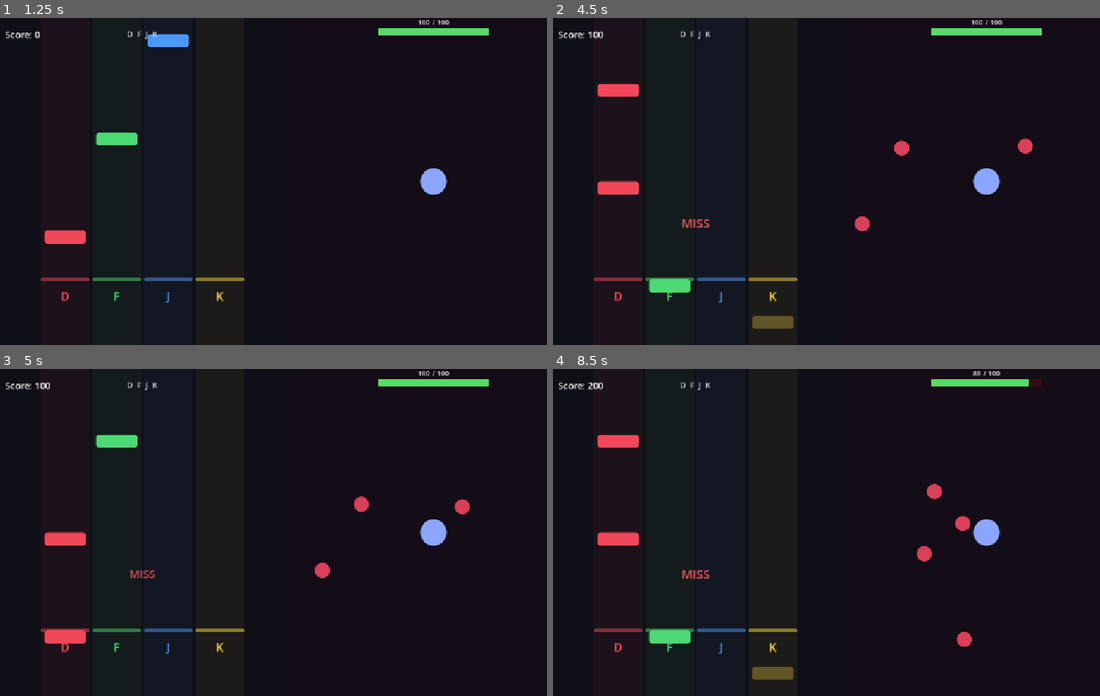
Above: before the commit, frames 1-4 (two rows, left to right).
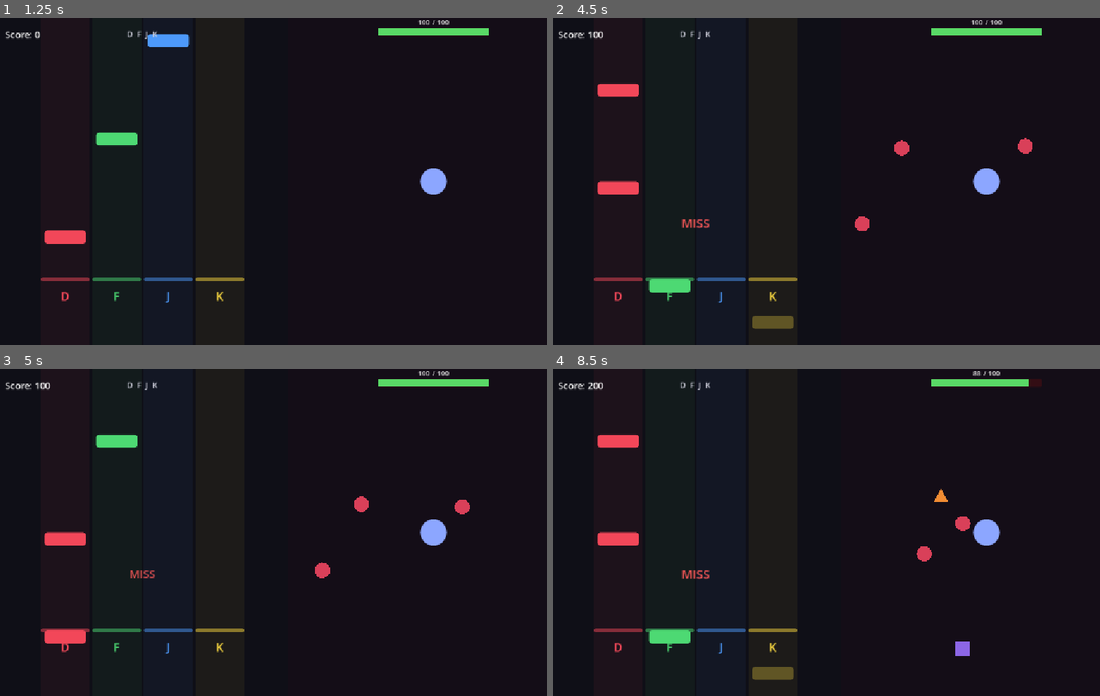
Above: after the commit, the same moments.

Repository: benjamintian2005/punk-knight
Game: Godot game, scene res://scenes/Main.tscn
Same seed, same stepped clock (60 frames per second), same inputs: the game is played once before the commit and once after it.
Inputs:
- Up to frame 1 (1.25 s): tap Enter at 0.5, 0.6 s; hold D from 0.53 s (still down)
- Up to frame 2 (4.5 s): release D at 1.28 s; tap one key every 0.75 s from 1.35 s: Keypad Enter F J K Enter; hold D 2.03-3.53 s
- Up to frame 3 (5 s): no input
- Up to frame 4 (8.5 s): tap one key every 0.75 s from 5.1 s: Keypad Enter F J K Enter; hold D 5.78-8.03 s

Frame 1 is identical in both runs. In frame 2, less than 0.1% of the frame differs, in the area x 55-88%, y 36-66%; in frame 3, less than 0.1%; in frame 4, 0.4%, in the area x 66-77%, y 35-88%.

Commit message:
Add shaped enemy variants
Enemies now render as one of four shapes (circle, triangle, square,
diamond) via a custom-drawn Enemy control, each with distinct hp,
speed, and contact damage so the perfect-hit one-shot no longer
applies uniformly (the square tank needs two hits).

Co-Authored-By: Claude Sonnet 5 <noreply@anthropic.com>
Claude-Session: https://claude.ai/code/session_01AqNR2SBPRSnN3ZsC2ypYJz

Diff:
--- a/scripts/BattleSide.gd
+++ b/scripts/BattleSide.gd
@@ -5,12 +5,17 @@
 const CHARACTER_RADIUS := 26.0
 const CHARACTER_MAX_HP := 100.0
 
-const ENEMY_RADIUS := 15.0
-const ENEMY_SPEED := 55.0
-const ENEMY_MAX_HP := 100.0
-const ENEMY_CONTACT_DAMAGE := 12.0
+const ENEMY_SCRIPT := preload("res://scripts/Enemy.gd")
 const ENEMY_SPAWN_MIN := 1.0
 const ENEMY_SPAWN_MAX := 2.2
+
+# shape, color, radius, hp, speed, contact damage, spawn weight
+const ENEMY_TYPES := [
+	{"shape": "circle", "color": Color(0.85, 0.25, 0.35), "radius": 15.0, "hp": 100.0, "speed": 55.0, "damage": 12.0, "weight": 5},
+	{"shape": "triangle", "color": Color(0.95, 0.55, 0.2), "radius": 16.0, "hp": 60.0, "speed": 95.0, "damage": 10.0, "weight": 3},
+	{"shape": "square", "color": Color(0.55, 0.4, 0.9), "radius": 17.0, "hp": 180.0, "speed": 38.0, "damage": 16.0, "weight": 2},
+	{"shape": "diamond", "color": Color(0.9, 0.35, 0.75), "radius": 15.0, "hp": 90.0, "speed": 70.0, "damage": 18.0, "weight": 2},
+]
 
 const PERFECT_RADIUS := 240.0
 const PERFECT_DAMAGE := 100.0
@@ -122,40 +127,49 @@
 	_update_pulses()
 
 
+func _pick_enemy_type() -> Dictionary:
+	var total := 0
+	for t in ENEMY_TYPES:
+		total += int(t["weight"])
+	var roll := randi_range(1, total)
+	var acc := 0
+	for t in ENEMY_TYPES:
+		acc += int(t["weight"])
+		if roll <= acc:
+			return t
+	return ENEMY_TYPES[0]
+
+
 func spawn_enemy() -> void:
+	var type: Dictionary = _pick_enemy_type()
 	var angle := randf() * TAU
 	var spawn_radius: float = min(size.x, size.y) / 2.0 - 10.0
 	var pos: Vector2 = character_center + Vector2(cos(angle), sin(angle)) * spawn_radius
 
-	var node := Panel.new()
-	node.size = Vector2(ENEMY_RADIUS * 2.0, ENEMY_RADIUS * 2.0)
+	var node := Control.new()
+	node.set_script(ENEMY_SCRIPT)
+	node.setup(type["shape"], type["color"], type["radius"])
 	node.position = pos - node.size / 2.0
-	node.pivot_offset = node.size / 2.0
-	node.mouse_filter = Control.MOUSE_FILTER_IGNORE
-	var style := StyleBoxFlat.new()
-	style.bg_color = Color(0.85, 0.25, 0.35)
-	style.corner_radius_top_left = int(ENEMY_RADIUS)
-	style.corner_radius_top_right = int(ENEMY_RADIUS)
-	style.corner_radius_bottom_left = int(ENEMY_RADIUS)
-	style.corner_radius_bottom_right = int(ENEMY_RADIUS)
-	node.add_theme_stylebox_override("panel", style)
 	enemies_layer.add_child(node)
 
 	enemies.append({
 		"node": node,
 		"center": pos,
-		"hp": ENEMY_MAX_HP,
+		"hp": type["hp"],
+		"radius": type["radius"],
+		"speed": type["speed"],
+		"damage": type["damage"],
 	})
 
 
 func _update_enemies(delta: float) -> void:
 	for enemy in enemies.duplicate():
 		var dir: Vector2 = (character_center - enemy["center"]).normalized()
-		enemy["center"] = enemy["center"] + dir * ENEMY_SPEED * delta
+		enemy["center"] = enemy["center"] + dir * float(enemy["speed"]) * delta
 		enemy["node"].position = enemy["center"] - enemy["node"].size / 2.0
 
-		if enemy["center"].distance_to(character_center) <= CHARACTER_RADIUS + ENEMY_RADIUS:
-			take_damage(ENEMY_CONTACT_DAMAGE)
+		if enemy["center"].distance_to(character_center) <= CHARACTER_RADIUS + float(enemy["radius"]):
+			take_damage(float(enemy["damage"]))
 			_remove_enemy(enemy)
 
 
@@ -242,7 +256,7 @@
 	_flash(enemy["node"])
 
 
-func _flash(node: Panel) -> void:
+func _flash(node: Control) -> void:
 	var tween := create_tween()
 	tween.tween_property(node, "modulate", Color(1.4, 1.4, 1.4), 0.05)
 	tween.tween_property(node, "modulate", Color(1, 1, 1), 0.15)
@@ -250,7 +264,7 @@
 
 func _remove_enemy(enemy: Dictionary) -> void:
 	enemies.erase(enemy)
-	var node: Panel = enemy["node"]
+	var node: Control = enemy["node"]
 	var tween := create_tween()
 	tween.tween_property(node, "modulate:a", 0.0, 0.12)
 	tween.parallel().tween_property(node, "scale", Vector2(0.3, 0.3), 0.12)
--- /dev/null
+++ b/scripts/Enemy.gd
@@ -0,0 +1,40 @@
+extends Control
+
+var shape := "circle"
+var enemy_color := Color.WHITE
+var radius := 15.0
+
+
+func setup(p_shape: String, p_color: Color, p_radius: float) -> void:
+	shape = p_shape
+	enemy_color = p_color
+	radius = p_radius
+	size = Vector2(radius * 2.0, radius * 2.0)
+	pivot_offset = size / 2.0
+	mouse_filter = Control.MOUSE_FILTER_IGNORE
+	queue_redraw()
+
+
+func _draw() -> void:
+	var center := size / 2.0
+	match shape:
+		"square":
+			var r := radius * 0.85
+			draw_rect(Rect2(center - Vector2(r, r), Vector2(r * 2.0, r * 2.0)), enemy_color)
+		"triangle":
+			var points := PackedVector2Array([
+				center + Vector2(0.0, -radius),
+				center + Vector2(radius * 0.87, radius * 0.6),
+				center + Vector2(-radius * 0.87, radius * 0.6),
+			])
+			draw_colored_polygon(points, enemy_color)
+		"diamond":
+			var points := PackedVector2Array([
+				center + Vector2(0.0, -radius),
+				center + Vector2(radius, 0.0),
+				center + Vector2(0.0, radius),
+				center + Vector2(-radius, 0.0),
+			])
+			draw_colored_polygon(points, enemy_color)
+		_:
+			draw_circle(center, radius, enemy_color)
